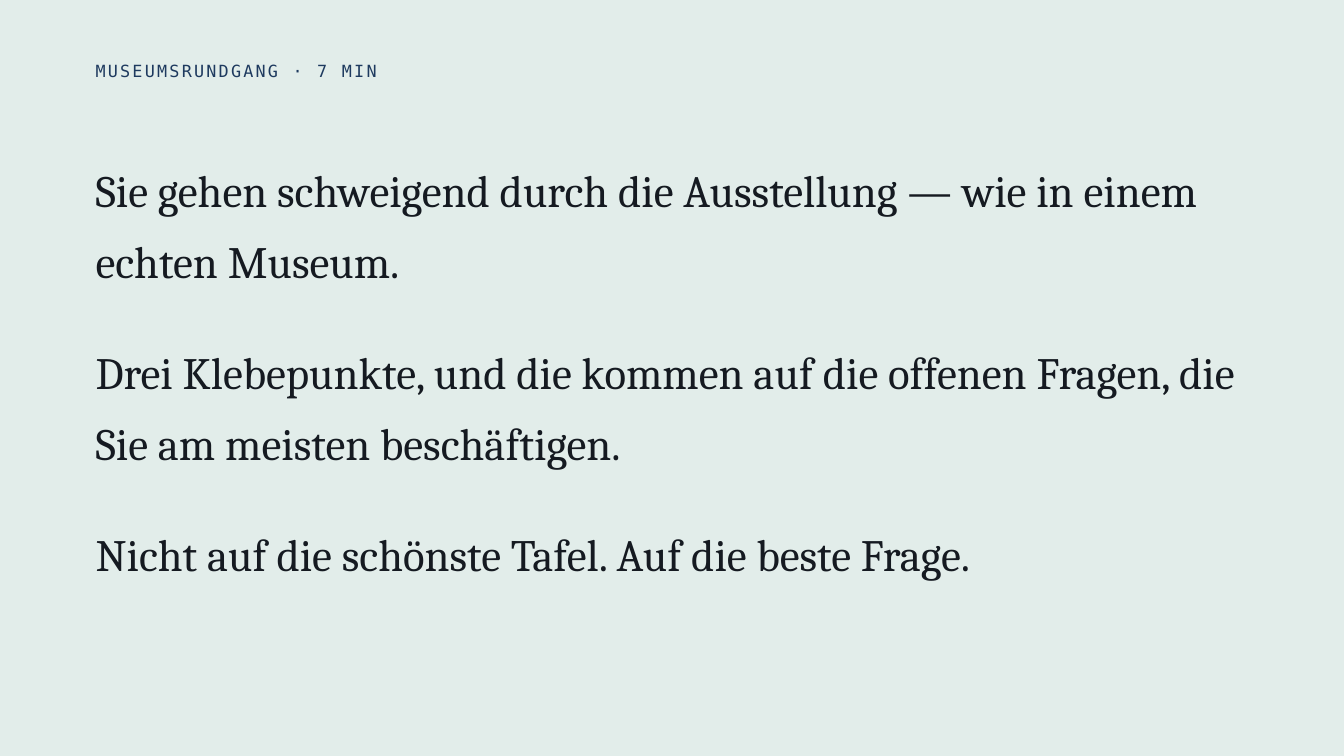
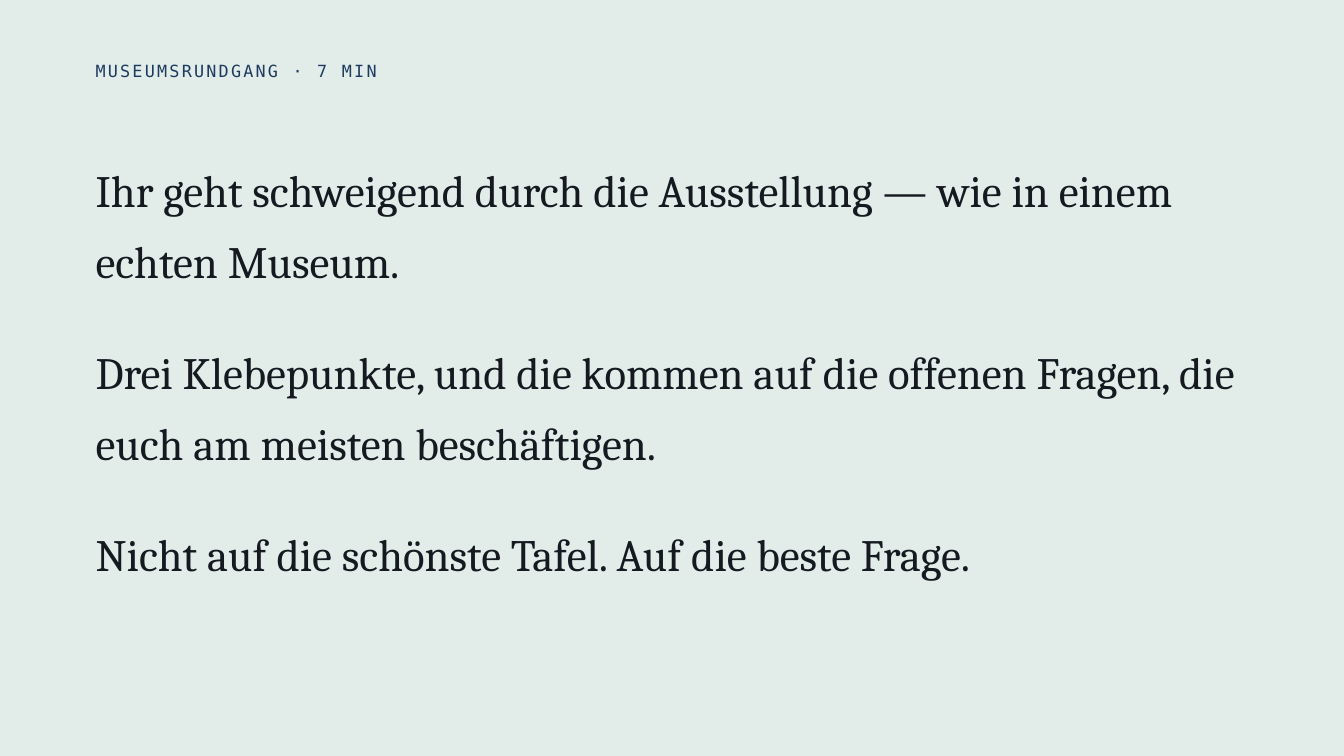
Before and after one commit to markuseckstein/teach, a slide deck: slide 48 of reli-kirche-und-staat/praesentation/Kirche-und-Staat-Beamer.pptx. Drawn at 1344x756 pixels with LibreOffice and Linux fonts; fonts in the diff are those of the drawing. Boxes give left, top, right and bottom in pixels: in the first picture for what was removed or moved away, otherwise in the second. Text is boxed around its words. In the diff, an @@ line names an element or a change of style, - is before the commit and + after.

```diff
--- a/reli-kirche-und-staat/praesentation/Kirche-und-Staat-Beamer.pptx
+++ b/reli-kirche-und-staat/praesentation/Kirche-und-Staat-Beamer.pptx
@@ text at bbox=[96, 176, 1234, 470]: text changed @@
-Sie gehen schweigend durch die Ausstellung — wie in einem echten Museum.
-Drei Klebepunkte, und die kommen auf die offenen Fragen, die Sie am meisten beschäftigen.
+Ihr geht schweigend durch die Ausstellung — wie in einem echten Museum.
+Drei Klebepunkte, und die kommen auf die offenen Fragen, die euch am meisten beschäftigen.
```
Also in this commit, not shown: 9 other slides changed, 22 other files.
